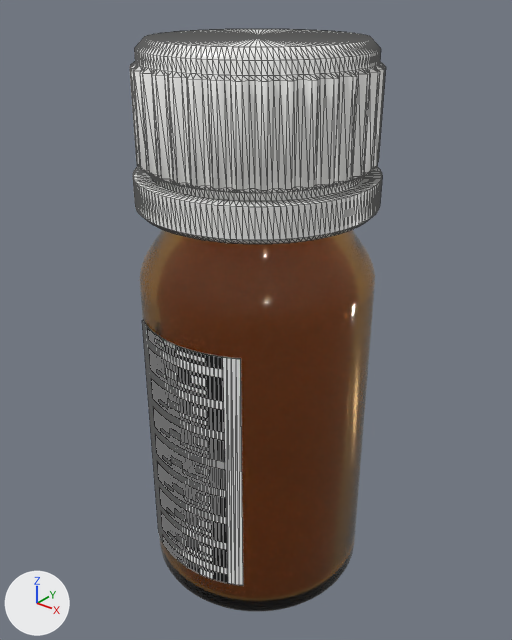
Two versions of the glTF model assets/amber-bottles/labelled/SMP-0021_2001316174674.glb, one commit apart.
Camera for both pictures: a 50 mm lens placed at (0.0389, -0.0488, 0.0584), pointed at (-0.0004, 0.0003, 0.0279). Lighting does not change. The marker at lower left points along +X, +Y and +Z. The older version comes first. Mesh edges are drawn as thin lines on the coarser meshes. Where no turn or scale is listed for an object, it has been applied to the vertices. Vertices at exactly the same position are counted once.

Names of what the first picture shows: 'Bottle_010ml', 'Cap_010ml_PP18', 'Label_SMP-0021'.
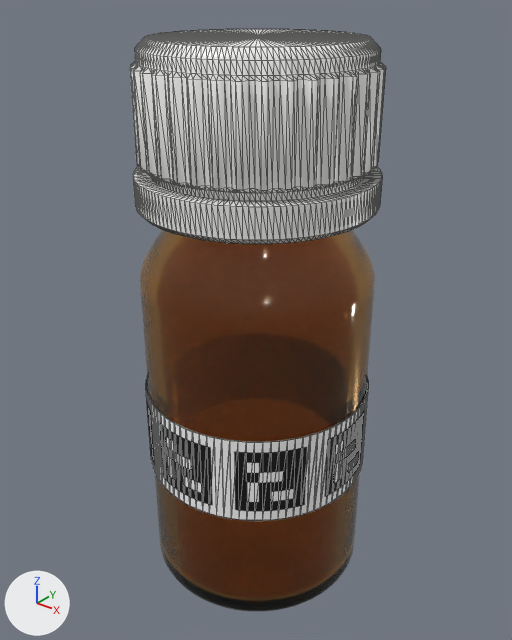
Location of each change, [x1, y1, x2, y2] in pixels of the pictures (512 x 640 px):
'Label_SMP-0021', reshaped: before [142, 320, 243, 586]; after [146, 377, 369, 521]
part 1 of me_label_smp_0021, added: after [146, 377, 369, 521]
part 2 of me_label_smp_0021, deleted: before [142, 320, 243, 586]

Diff of the bpy script that builds the scene:
```diff
--- a/assets/amber-bottles/labelled/SMP-0021_2001316174674.glb.py
+++ b/assets/amber-bottles/labelled/SMP-0021_2001316174674.glb.py
@@ me_label_smp_0021 @@
 # used by ob_label_smp_0021; location = (0.0, 0.0, 0.0)
-me_label_smp_0021.from_pydata(...)  # 132 vertices, 128 faces; spans x -0.0059..0.0059, y -0.0112..-0.0095, z 0.0047..0.03
+me_label_smp_0021.from_pydata(...)  # 388 vertices, 384 faces; spans x -0.0112..0.0112, y -0.0112..0.0112, z 0.0129..0.0217
+# me_label_smp_0021 part 1: 388 vertices added at x -0.0112..0.0112, y -0.0112..0.0112, z 0.0129..0.0217
+# me_label_smp_0021 part 2: 132 vertices removed from x -0.0059..0.0059, y -0.0112..-0.0095, z 0.0047..0.03
 me_label_smp_0021.materials.append(mat_label_paper)
```
